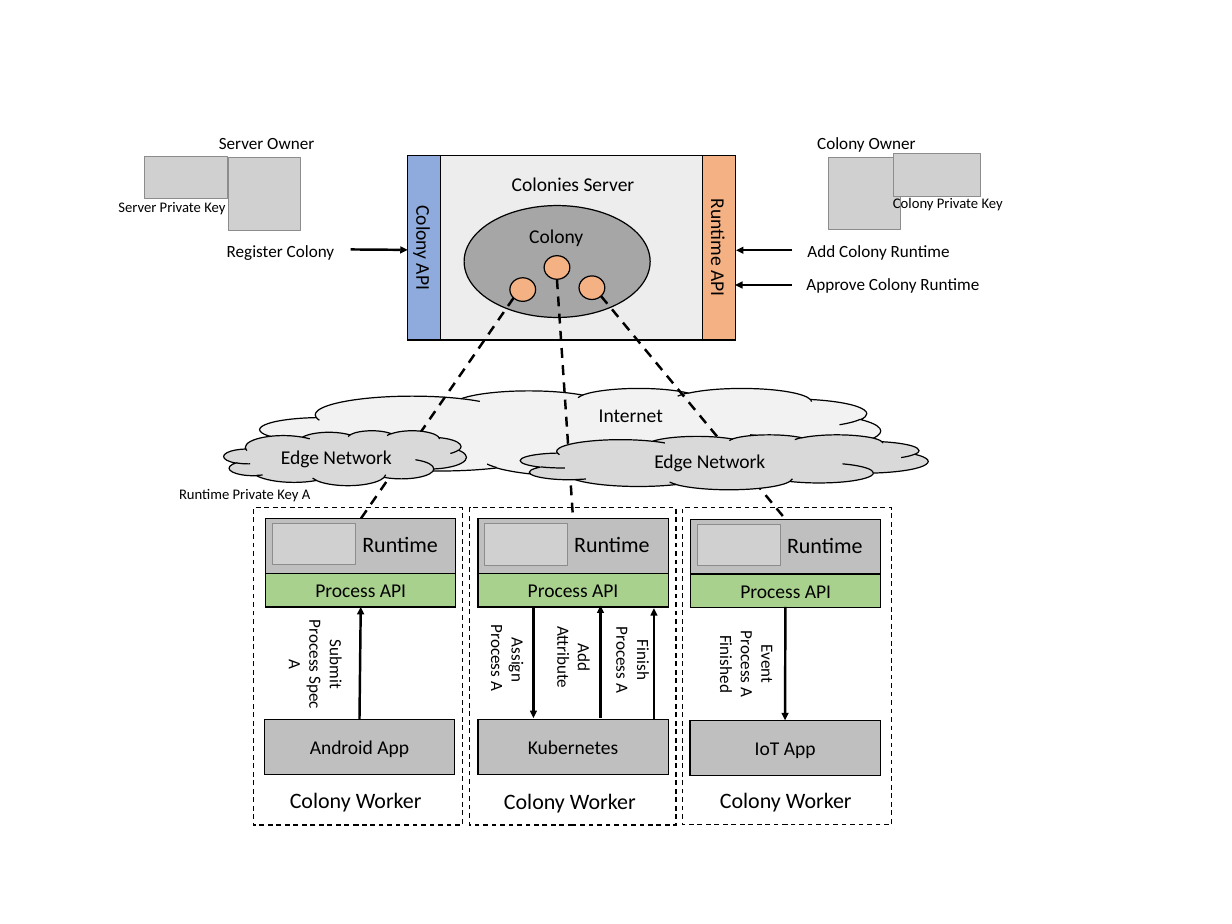
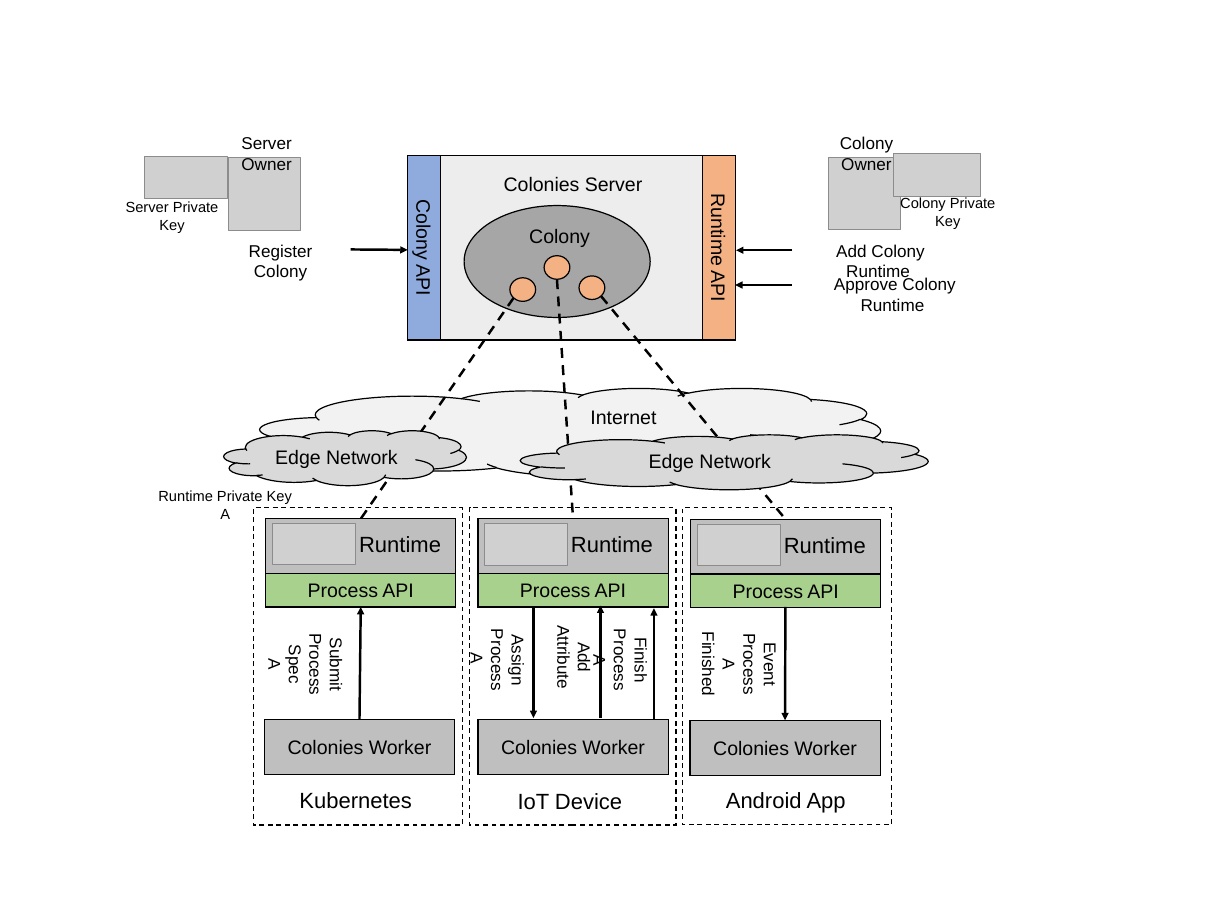
Before and after one commit to ossko/colonies, a slide deck: slide 1 of docs/images/ColoniesArch.pptx. Drawn at 1232x924 pixels with LibreOffice and Linux fonts; fonts in the diff are those of the drawing; grey boxes stand for pictures. Boxes give left, top, right and bottom in pixels: in the first picture for what was removed or moved away, otherwise in the second. Text is boxed around its words. In the diff, an @@ line names an element or a change of style, - is before the commit and + after.

```diff
--- a/docs/images/ColoniesArch.pptx
+++ b/docs/images/ColoniesArch.pptx
@@ text "Internet": place and size @@
-text "Internet" at <box>599,409,663,422</box>
+text "Internet" at <box>590,410,656,425</box>
@@ font Calibri to Arial in 26 elements at <box>504,176,642,192</box>, <box>529,229,590,247</box>, <box>702,156,735,340</box>, <box>266,573,456,606</box>, <box>478,573,668,606</box>, <box>691,574,881,607</box>, <box>224,430,466,485</box>, <box>521,435,928,489</box>, <box>840,136,893,170</box>, <box>407,156,440,340</box>, <box>359,536,441,552</box>, <box>571,536,653,552</box>, <box>784,537,866,553</box>, <box>554,631,593,687</box>, <box>126,201,219,233</box>, <box>836,244,924,281</box>, <box>834,276,955,311</box>, <box>241,137,291,170</box>, <box>467,635,527,689</box>, <box>249,244,313,281</box>, <box>900,196,996,229</box>, <box>590,410,656,425</box>, <box>265,639,345,693</box>, <box>699,638,779,695</box>, <box>590,635,650,689</box>, <box>158,490,292,519</box> @@
@@ text "Runtime Private Key A": place and size @@
-text "Runtime Private Key A" at <box>179,489,310,502</box>
+text "Runtime Private Key A" at <box>158,490,292,519</box>
@@ text in rectangle at <box>288,740,431,754</box>: text changed; font Calibri to Arial @@
-Android App
+Colonies Worker
@@ text in rectangle at <box>501,740,644,754</box>: text changed; font Calibri to Arial @@
-Kubernetes
+Colonies Worker
@@ text in rectangle at <box>713,741,856,755</box>: text changed; font Calibri to Arial @@
-IoT App
+Colonies Worker
@@ text at <box>299,792,411,809</box>: text changed; font Calibri to Arial @@
-Colony Worker
+Kubernetes
@@ text at <box>518,793,622,810</box>: text changed; font Calibri to Arial @@
-Colony Worker
+IoT Device
@@ text at <box>726,792,846,813</box>: text changed; font Calibri to Arial @@
-Colony Worker
+Android App
```
Also in this commit, not shown: 1 slide added, 1 other file.
